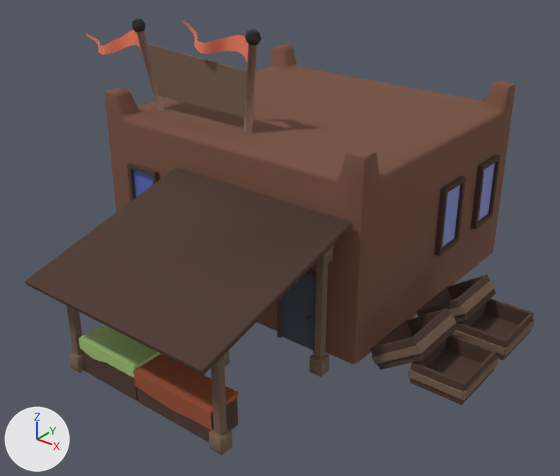
Renders of the FBX model Assets/models/Village/Building_Shop.fbx from each side of a commit.
Camera for both pictures: a camera (50 mm lens) standing at (10.71, -12.92, 9.74) and looking at (0.38, 0.0, 1.73). The axes (+X, +Y, +Z) are drawn at lower left. The lights are the same throughout. Where no turn or scale is listed for an object, it has been applied to the vertices. Vertices at the same position are counted once.

Objects in the first picture: 'base'.
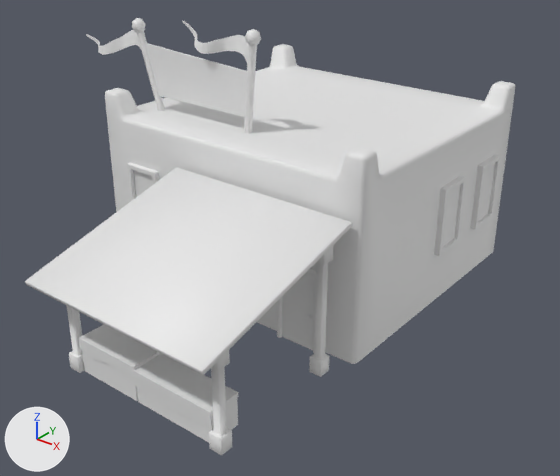
Boxes [x1, y1, x2, y2] around the edits, measured in the pictures (560 x 476 px):
'base', reshaped: before [25, 18, 535, 455]; after [25, 18, 515, 455]
part 1 of me_cube_056, deleted (brown): before [370, 274, 535, 405]
part 2 of me_cube_056, cut back: [141, 68, 481, 350] in both
part 3 of me_cube_056, recoloured (brown to white): [105, 44, 515, 364] in both
part 4 of me_cube_056, recoloured (brown to white): [25, 154, 500, 442] in both
part 5 of me_cube_056, recoloured (blue to white): [133, 163, 495, 247] in both
part 6 of me_cube_056, recoloured (brown to white): [66, 43, 333, 455] in both
part 7 of me_cube_056, recoloured (brown to white): [137, 31, 257, 133] in both
part 8 of me_cube_056, recoloured (black to white): [132, 18, 261, 45] in both
part 9 of me_cube_056, recoloured (red to white): [86, 21, 248, 62] in both
part 10 of me_cube_056, recoloured (green to white): [79, 324, 161, 378] in both
part 11 of me_cube_056, recoloured (brown to white): [133, 354, 238, 430] in both

The change, as a list of edits to the scene's bpy script:
```text
Add mat_buildingshop:
    mat_buildingshop = principled_material('BuildingShop')
    mat_buildingshop.base_color = (0.8, 0.8, 0.8)  # white #e7e7e7
Change me_cube_056:
    used by ob_base; location = (0.0, 0.0, 0.0)
    remove me_cube_056.from_pydata(...)  # 2636 vertices, 2530 faces; spans x -6.01..5.83, y -5.52..6.61, z -0.08..6.5
    remove me_cube_056.materials.append(mat_blue)  # dark blue #44505d
    remove me_cube_056.materials.append(mat_buildingaccent_01_001)  # brown #623a2e
    add me_cube_056.from_pydata(...)  # 1710 vertices, 1564 faces; spans x -6.01..3.45, y -5.52..6.61, z -0.08..6.5
    me_cube_056 part 1: 8 loose pieces with 896 vertices, spanning x 3.62..5.83, y -1.06..2.44, z 0.09..1.16, are deleted
    me_cube_056 part 2
    44 vertices are removed from x -4.4..3.21, y -1.19..5.26, z -0.08..3.53
    112 faces are deleted
    66 vertices in x -3.49, y 0.94..6.0, z 2.81..3.18 move by (-1.42, 0.0, 0.0)
    4 vertices in x -0.6..-0.52, y -0.09..0.09, z 3.72..3.73 move by (0.03, 0.0, 0.38)
    4 vertices in x -3.28..-3.2, y -0.09..0.09, z 3.66..3.68 move by (-0.13, 0.0, 0.44)
    4 vertices move from x -3.36..-0.69, y -0.05..0.05, z 3.63..3.74 to x -3.49..-0.65, y -0.05..0.05, z 4.08..4.12
    2 vertices are added at (-4.08, 5.75, 2.45), (-4.08, 5.75, 3.53)
    6 new vertices lie (0.84, 0.0, 0.0) away from vertices in x -4.92, y 0.44..0.54, z 2.45..3.53
    6 new vertices lie (0.0, -0.76, 0.0) away from vertices in x 0.75..0.85, y 6.51, z 2.45..3.53
    34 new faces join them
    me_cube_056 part 3: 253 faces spanning x -4.27..3.31, y -1.1..5.9, z 0.0..4.73 switch from mat_buildingbasemat (brown #77503f) to mat_buildingshop (white #e7e7e7)
    me_cube_056 part 4: 628 faces spanning x -5.41..3.45, y -5.52..6.0, z -0.08..3.38 switch from mat_wood (brown #4c362d) to mat_buildingshop (white #e7e7e7)
    me_cube_056 part 5: 3 faces spanning x -3.35..3.37, y -1.13..4.97, z 1.47..2.94 switch from mat_window (blue #5c6bc1) to mat_buildingshop (white #e7e7e7)
    me_cube_056 part 6: 356 faces spanning x -3.82..3.0, y -4.97..0.03, z -0.01..5.74 switch from mat_wood_002 (brown #755d4d) to mat_buildingshop (white #e7e7e7)
    me_cube_056 part 7: 12 faces spanning x -4.06..-0.3, y -0.09..0.09, z 4.08..6.18 switch from mat_buildingaccent_02 (beige #b08f80) to mat_buildingshop (white #e7e7e7)
    me_cube_056 part 8: 48 faces spanning x -4.18..-0.21, y -0.18..0.18, z 5.98..6.5 switch from mat_flagpoleaccent (black #302c2c) to mat_buildingshop (white #e7e7e7)
    me_cube_056 part 9: 148 faces spanning x -6.01..-0.43, y -0.28..0.24, z 5.32..6.47 switch from mat_flag (red #e7795f) to mat_buildingshop (white #e7e7e7)
    me_cube_056 part 10: 24 faces spanning x -1.06..0.62, y -4.89..-4.07, z 0.5..0.84 switch from mat_cloth_02 (green #a1c373) to mat_buildingshop (white #e7e7e7)
    me_cube_056 part 11: 24 faces spanning x 0.62..2.69, y -4.9..-4.14, z 0.3..0.77 switch from mat_cloth (brown #9d4f31) to mat_buildingshop (white #e7e7e7)
```
